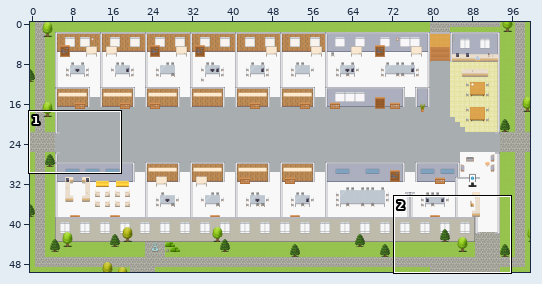
Tiled map (JSON) -- maps/CS-Customer-Experience-Platform-Business-Capabilities-Unit.tmj. Above: a wide view before the commit, with the close-up outlined.
Close-up. The starting point:
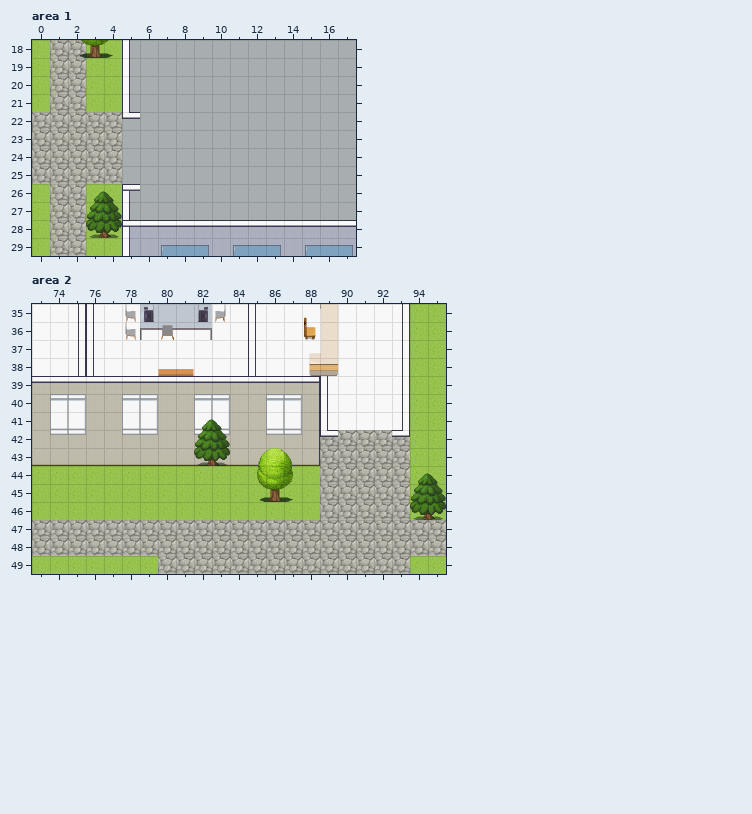
Cells are 32x32 px. Shown: area 1 x 0..17, y 18..29; area 2 x 73..95, y 35..49. The commit also changed other parts of the map, which this record leaves out.
The same view after the edit:
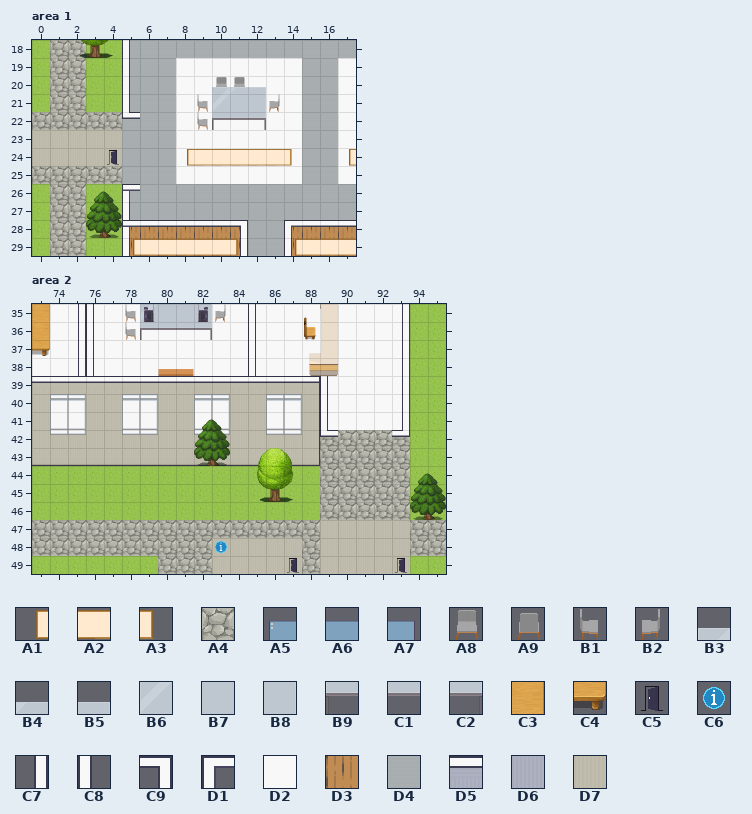
Key: from "Decoration": A1 49, A2 50, A3 51; from "Exterior": A4 638; from "Misc": A5 40, A6 41, A7 42; from "Seats": A8 117, A9 118, B1 119, B2 120; from "Tables": B3 5, B4 6, B5 7, B6 15, B7 16, B8 17, B9 25, C1 26, C2 27, C3 212, C4 222; from "User_Zones": C5 65, C6 104; from "room2": C7 5, C8 6, C9 39, D1 40, D2 66, D3 192, D4 216, D5 290, D6 294, D7 328.
__ is an empty cell, ## one hidden under a higher layer, .. an unchanged one.
From old to new:
--- layer "outside", area 1
@@ x 0..4 @@
-23 A4 A4 A4 A4 A4
-24 A4 A4 A4 A4 A4
+23 D7 D7 D7 D7 D7
+24 D7 D7 D7 D7 D7
--- layer "floors", area 1
@@ x 8..17 @@
-19 D4 D4 D4 D4 D4 D4 D4 .. .. D4
-20 D4 D4 D4 D4 D4 D4 D4 .. .. D4
-21 D4 D4 D4 D4 D4 D4 D4 .. .. D4
-22 D4 D4 D4 D4 D4 D4 D4 .. .. D4
-23 D4 D4 D4 D4 D4 D4 D4 .. .. D4
-24 D4 D4 D4 D4 D4 D4 D4 .. .. D4
-25 D4 D4 D4 D4 D4 D4 D4 .. .. D4
+19 D2 D2 D2 D2 D2 D2 D2 .. .. D2
+20 D2 D2 D2 D2 D2 D2 D2 .. .. D2
+21 D2 D2 ## ## ## D2 D2 .. .. D2
+22 D2 D2 D2 D2 D2 D2 D2 .. .. D2
+23 D2 D2 D2 D2 D2 D2 D2 .. .. D2
+24 D2 D2 D2 D2 D2 D2 D2 .. .. D2
+25 D2 D2 D2 D2 D2 D2 D2 .. .. D2
--- layer "back wall", area 1
@@ x 5..17 @@
-28 D5 D5 D5 D5 D5 D5 D5 D5 D5 D5 D5 D5 D5
-29 D6 D6 D6 D6 D6 D6 D6 D6 D6 D6 D6 D6 D6
+28 D3 D3 D3 D3 D3 D3 D3 __ __ D3 D3 D3 D3
+29 D3 D3 D3 D3 D3 D3 D3 __ __ D3 D3 D3 D3
--- layer "walls", area 1
@@ x 11..14 @@
-28 __ .. .. __
-29 __ .. .. __
+28 C9 .. .. D1
+29 C7 .. .. C8
--- layer "seats", area 1
@@ x 9..13 @@
-20 .. __ __ .. ..
-21 __ .. .. .. __
-22 __ .. .. .. ..
+20 .. A8 A8 .. ..
+21 B1 .. .. .. B2
+22 B1 .. .. .. ..
--- layer "decor", area 1
@@ x 10..12 @@
-20 __ __ __
-21 __ __ __
-22 __ __ __
+20 B3 B4 B5
+21 B6 B7 B8
+22 B9 C1 C2
@@ x 8..17 @@
-24 __ __ __ __ __ __ __ .. .. __
+24 A1 A2 A2 A2 A2 A2 A3 .. .. A1
@@ x 5..17 @@
-29 __ __ __ __ __ __ __ .. .. __ __ __ __
+29 A1 A2 A2 A2 A2 A2 A3 .. .. A1 A2 A2 A2
--- layer "tech", area 1
@@ x 7..17 @@
-29 A5 A6 A7 .. A5 A6 A7 .. A5 A6 A7
+29 __ __ __ .. __ __ __ .. __ __ __
--- layer "zones", area 1
@@ x 4..4 @@
-24 __
+24 C5
--- layer "outside", area 2
@@ x 89..93 @@
-47 A4 A4 A4 A4 A4
-48 A4 A4 A4 A4 A4
-49 A4 A4 A4 A4 A4
+47 D7 D7 D7 D7 D7
+48 D7 D7 D7 D7 D7
+49 D7 D7 D7 D7 D7
--- layer "floors", area 2
@@ x 83..87 @@
-48 __ __ __ __ __
-49 __ __ __ __ __
+48 D7 D7 D7 D7 D7
+49 D7 D7 D7 D7 D7
--- layer "decor", area 2
@@ x 73..73 @@
-35 __
-36 __
-37 __
+35 C3
+36 C3
+37 C4
--- layer "seats front" (removed), area 2
@@ x 80..80 @@
-36 A9
+36 __
--- layer "zones", area 2
@@ x 83..93 @@
-48 __ .. .. .. .. .. .. .. .. .. ..
-49 .. .. .. .. __ .. .. .. .. .. __
+48 C6 .. .. .. .. .. .. .. .. .. ..
+49 .. .. .. .. C5 .. .. .. .. .. C5
Boxes around the changes in both close-ups, in picture pixels (x1, y1, x2, y2):
changed: (176, 58, 302, 184)
changed: (338, 58, 356, 184)
changed: (32, 130, 122, 166)
changed: (130, 220, 356, 256)
added: (32, 304, 50, 356)
removed: (161, 325, 174, 340)
changed: (320, 520, 410, 574)
added: (212, 538, 302, 574)
